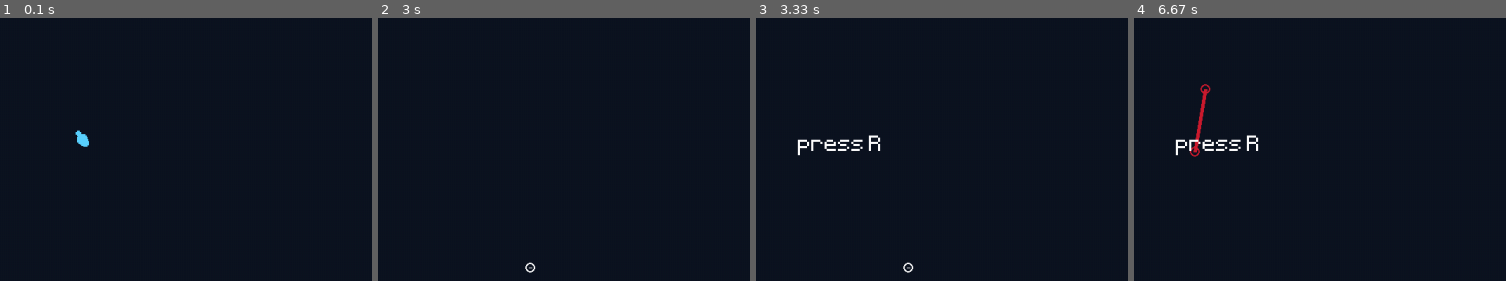
Above: before the commit, frames 1-4 (left to right).
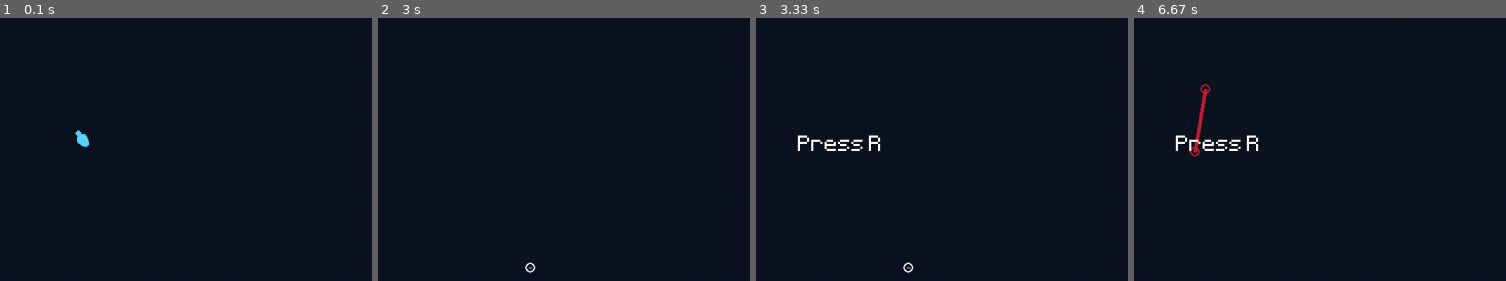
Above: after the commit, the same moments.

Repository: 400cs/CSproject-pygame
Game: pygame game, started from redirection.py
Same seed, same stepped clock (60 frames per second), same inputs: the game is played once before the commit and once after it.
Inputs (mouse positions are % of the whole screen's width and height, from its top left):
- Up to frame 1 (0.1 s): no input
- Up to frame 2 (3 s): click (60, 50) at 0.38 s; click (73, 57) at 0.72 s; press the mouse at (73, 57) at 1.03 s; move the mouse to (74, 52) at 1.13 s; release the mouse at (75, 47) at 1.27 s; click (38, 70) at 1.38 s; click (98, 48) at 1.72 s; click (27, 65) at 2.05 s; press the mouse at (27, 65) at 2.37 s; move the mouse to (29, 76) at 2.47 s; release the mouse at (31, 87) at 2.6 s; click (70, 75) at 2.72 s
- Up to frame 3 (3.33 s): no input
- Up to frame 4 (6.67 s): tap R at 3.5 s; click (71, 17) at 3.88 s; click (48, 80) at 4.22 s; click (69, 17) at 4.55 s; click (98, 39) at 4.88 s; click (22, 61) at 5.22 s; click (43, 19) at 5.55 s; click (83, 38) at 5.88 s; click (27, 50) at 6.22 s
The pictures show only the part of the screen within x 50-100%, y 28-78%; the shares and areas given below are measured in that part.

Frames 1-2 are identical in both runs. In frame 3, 0.1% of the frame differs, in the area x 11-15%, y 44-53%; in frame 4, 0.1%.

Commit message:
small change

Diff:
--- a/redirection.py
+++ b/redirection.py
@@ -94,7 +94,7 @@
         if player_pos[0] > SCREEN_WIDTH or player_pos[0] < 0 or player_pos[1] > SCREEN_HEIGHT or player_pos[1] < 0:
             if end_game == False:
                 death_s.play()
-                end_text_surface = font.render('press R', False, 'White')
+                end_text_surface = font.render('Press R', False, 'White')
             end_game = True
 
 
@@ -214,6 +214,7 @@
                     start_time = pygame.time.get_ticks()
                     end_game = False
                     particles = []
+                    current_line = None
                     last_point = [screen.get_width() // 2, screen.get_height()]
                     scroll = 0
                     player_pos = [screen.get_width() // 2, screen.get_height() // 2]
